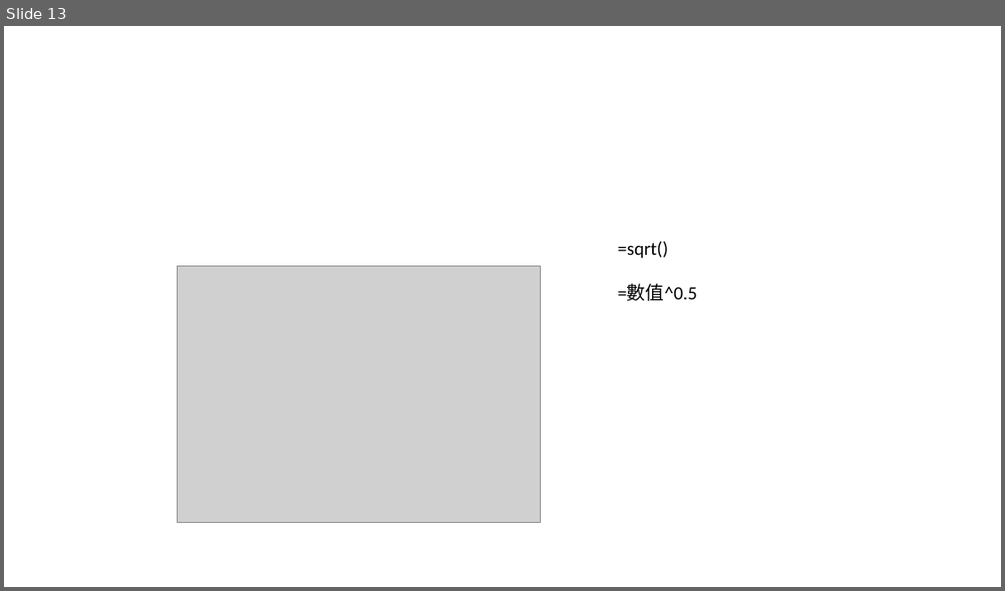
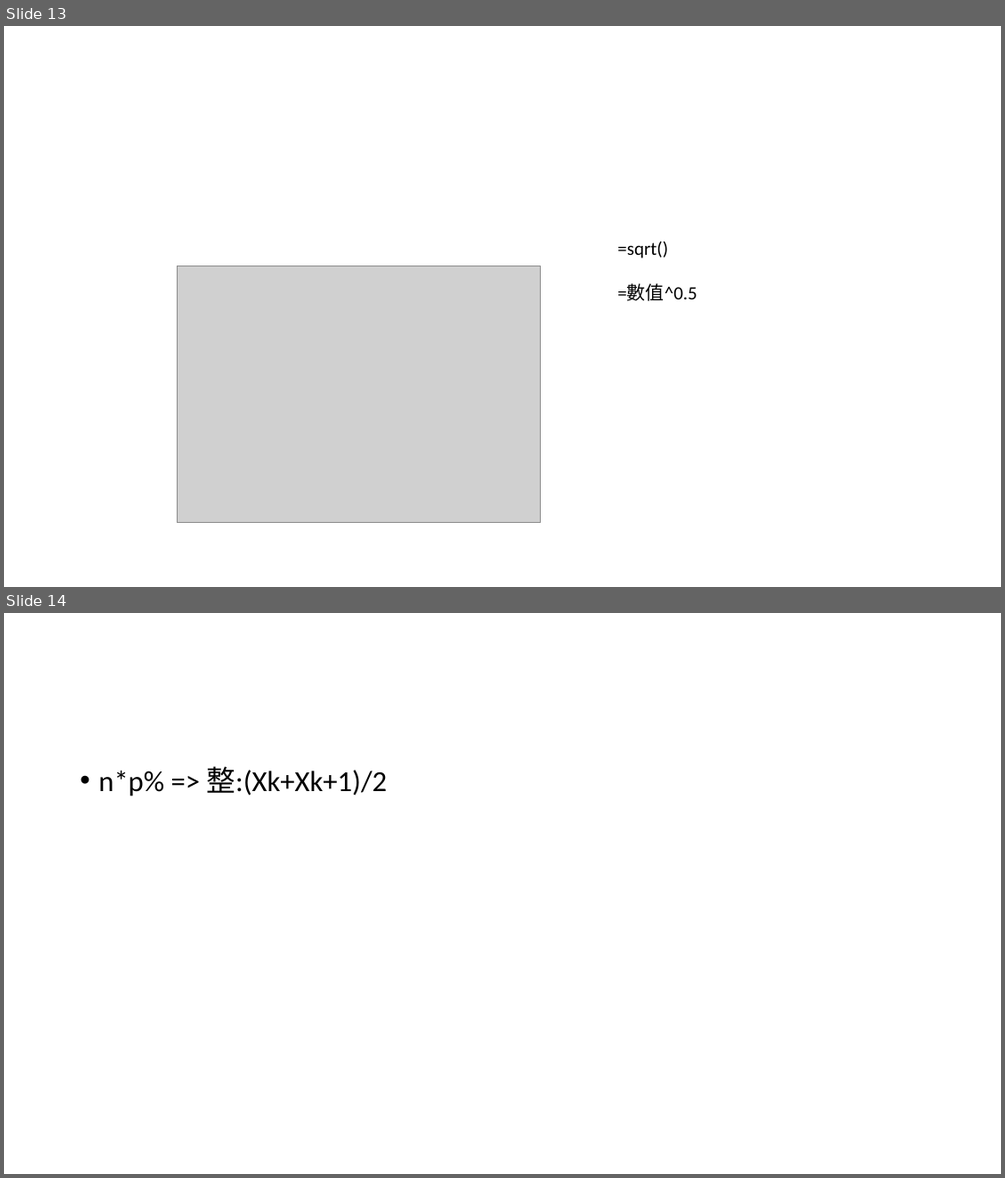
Before and after one commit to Sheng-wayne/Static-1, a slide deck: EXCEL0929.pptx. Shown one above the other, each under a label of ours: slide 13 before the commit, slides 13 and 14 after it. The pictures are 1005x591 and 1005x1178 pixels, drawn with LibreOffice and Linux fonts; fonts in the diff are those of the drawing; grey boxes stand for pictures. Boxes give left, top, right and bottom in pixels: in the first picture for what was removed or moved away, otherwise in the second. Text is boxed around its words. In the diff, an @@ line names an element or a change of style, - is before the commit and + after.

```diff
--- a/EXCEL0929.pptx
+++ b/EXCEL0929.pptx
@@ slide 14 added at [4,613,1001,1174], background #FFFFFF @@
@@ text added at [98,766,387,796], 28 pt, text #000000 @@
+• n*p% => 整:(Xk+Xk+1)/2
```
Also in this commit, not shown: 1 slide changed, 3 other slides added.
